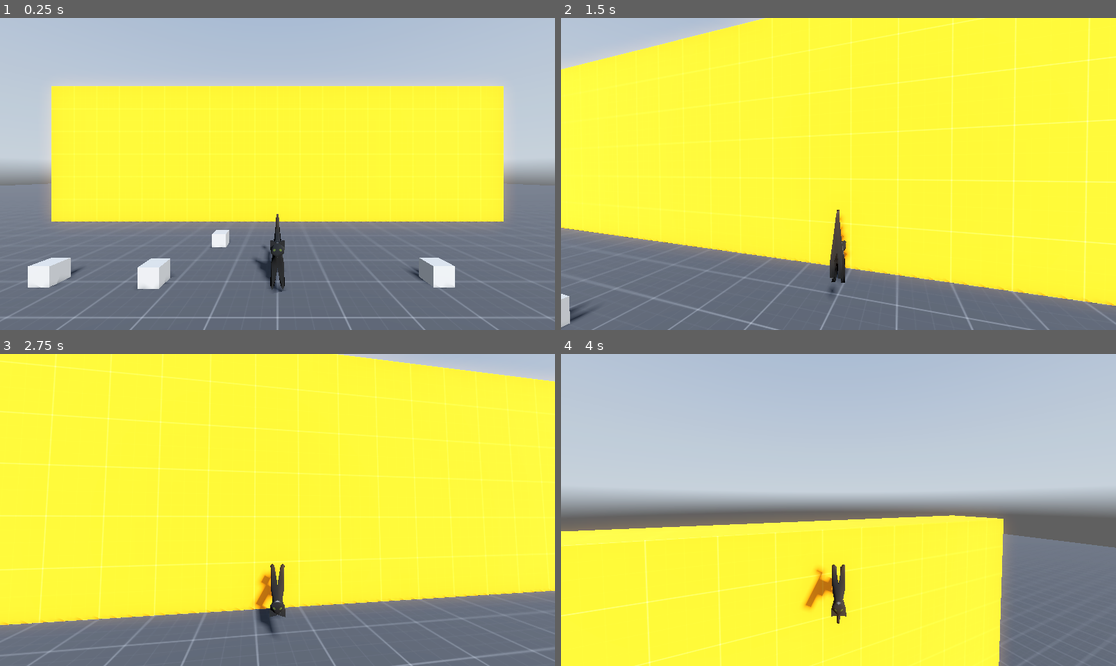
Above: before the commit, frames 1-4 (two rows, left to right).
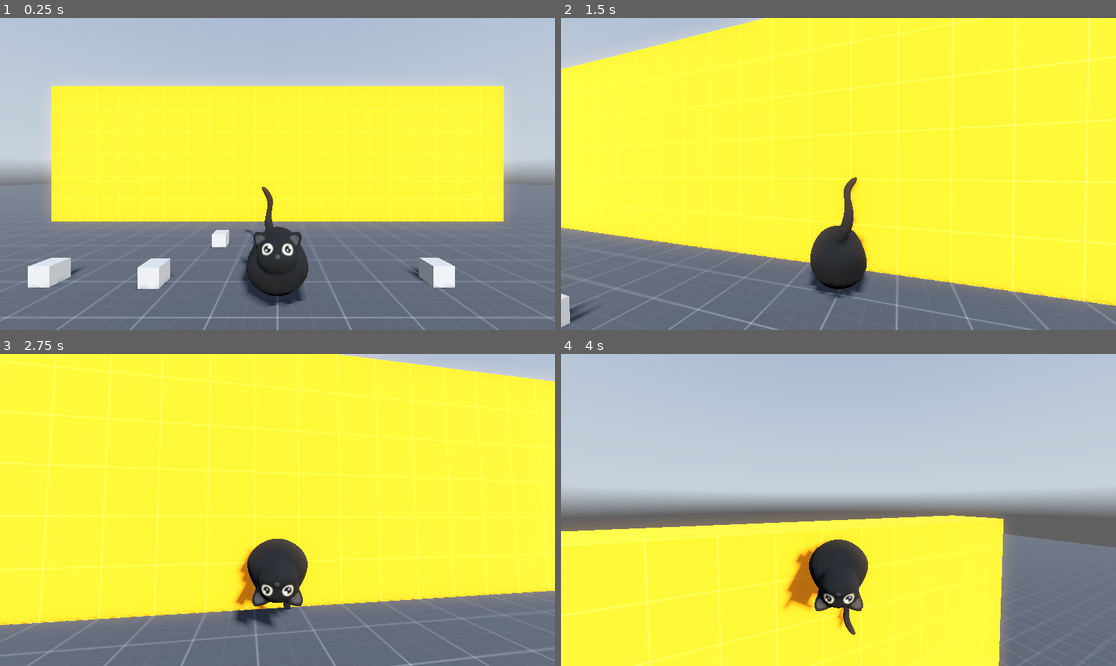
Above: after the commit, the same moments.

Repository: CreggHancock/Void
Game: Godot game, scene res://Scenes/Levels/prototype.tscn
The game is run twice, just before and just after one commit, with the same random seed, the same clock (stepped at 60 frames per second) and the same inputs. A sky picture missing from this copy of the repository is replaced by a grey-blue gradient.
Inputs (mouse positions are in pixels of both pictures, inside the frame that each line leads up to):
- Up to frame 1 (0.25 s): no input
- Up to frame 2 (1.5 s): tap Enter at 0.5 s; move the mouse to (866, 174) at 0.52 s; hold Shift (run) 0.53-1.28 s; hold Up (move_forwards) from 0.53 s (still down); tap Space (jump) at 0.77 s; move the mouse to (810, 174) at 1.27 s; tap Shift (run) at 1.35 s
- Up to frame 3 (2.75 s): keep holding Up (move_forwards); tap Space (jump) at 1.52 s; move the mouse to (288, 503) at 2.02 s; hold Shift (run) from 2.03 s (still down)
- Up to frame 4 (4 s): keep holding Up (move_forwards); tap Space (jump) at 2.75, 3.02, 3.77 s; move the mouse to (832, 516) at 2.77 s; release Shift (run) at 2.78 s; tap Shift (run) at 2.85 s; move the mouse to (877, 513) at 3.52 s; hold Shift (run) from 3.53 s (still down)

The runs differ from the first frame. In frame 1, 2.2% of the frame differs, in the area x 43-56%, y 54-93%; in frame 2, 2.0%; in frame 3, 2.5%; in frame 4, 2.7%, in the area x 40-56%, y 59-90%.

Commit message:
Add new cat model

Diff:
--- a/Scenes/Characters/player.tscn
+++ b/Scenes/Characters/player.tscn
@@ -2,11 +2,26 @@
 
 [ext_resource type="Script" path="res://Scripts/Characters/Player.gd" id="1_hn6di"]
 [ext_resource type="Script" path="res://Scripts/Characters/SpringArmPivot.gd" id="2_f8ihf"]
-[ext_resource type="ArrayMesh" uid="uid://bciasskoiw3vx" path="res://Assets/Cat/cat.obj" id="2_o84dt"]
+[ext_resource type="ArrayMesh" uid="uid://brirga8dyncof" path="res://Assets/C/cat.obj" id="2_p5lrt"]
 
 [sub_resource type="CapsuleShape3D" id="CapsuleShape3D_k6p7c"]
 radius = 0.283343
 height = 0.716689
+
+[sub_resource type="Animation" id="Animation_3pmpq"]
+length = 0.001
+tracks/0/type = "value"
+tracks/0/imported = false
+tracks/0/enabled = true
+tracks/0/path = NodePath("Mesh/Offset:rotation")
+tracks/0/interp = 1
+tracks/0/loop_wrap = true
+tracks/0/keys = {
+"times": PackedFloat32Array(0),
+"transitions": PackedFloat32Array(1),
+"update": 0,
+"values": [Vector3(0, 0, 0)]
+}
 
 [sub_resource type="Animation" id="Animation_qiorh"]
 resource_name = "Roll"
@@ -15,7 +30,7 @@
 tracks/0/type = "value"
 tracks/0/imported = false
 tracks/0/enabled = true
-tracks/0/path = NodePath("Mesh/MeshInstance3D:rotation")
+tracks/0/path = NodePath("Mesh/Offset:rotation")
 tracks/0/interp = 1
 tracks/0/loop_wrap = true
 tracks/0/keys = {
@@ -23,21 +38,6 @@
 "transitions": PackedFloat32Array(1, 1, 1, 1, 1),
 "update": 0,
 "values": [Vector3(0, 0, 0), Vector3(1.5708, 0, 0), Vector3(3.14159, 0, 0), Vector3(4.71239, 0, 0), Vector3(6.28319, 0, 0)]
-}
-
-[sub_resource type="Animation" id="Animation_3pmpq"]
-length = 0.001
-tracks/0/type = "value"
-tracks/0/imported = false
-tracks/0/enabled = true
-tracks/0/path = NodePath("Mesh/MeshInstance3D:rotation")
-tracks/0/interp = 1
-tracks/0/loop_wrap = true
-tracks/0/keys = {
-"times": PackedFloat32Array(0),
-"transitions": PackedFloat32Array(1),
-"update": 0,
-"values": [Vector3(0, 0, 0)]
 }
 
 [sub_resource type="AnimationLibrary" id="AnimationLibrary_p5p0r"]
@@ -54,9 +54,13 @@
 [node name="Mesh" type="Node3D" parent="."]
 transform = Transform3D(1, 0, 0, 0, 1, 0, 0, 0, 1, 0, -0.0730165, 0)
 
-[node name="MeshInstance3D" type="MeshInstance3D" parent="Mesh"]
-transform = Transform3D(0.25, 0, 0, 0, 0.25, 0, 0, 0, 0.25, 0, 0.274717, 0)
-mesh = ExtResource("2_o84dt")
+[node name="Offset" type="Node3D" parent="Mesh"]
+transform = Transform3D(1, 0, 0, 0, 1, 0, 0, 0, 1, 0, 0.375, 0)
+
+[node name="MeshInstance3D" type="MeshInstance3D" parent="Mesh/Offset"]
+transform = Transform3D(0.2, 0, 0, 0, 0.2, 0, 0, 0, 0.2, 0, 0.0689563, 0.397883)
+mesh = ExtResource("2_p5lrt")
+skeleton = NodePath("../..")
 
 [node name="CollisionShape3D" type="CollisionShape3D" parent="."]
 transform = Transform3D(1, 0, 0, 0, 1, 0, 0, 0, 1, 0, 0.298769, 0)
Binary file added: Assets/C/Material.png
Not shown, changed: Assets/C/Material.png.import
Not shown, changed: Assets/C/cat.mtl
Not shown, added: Assets/C/cat.obj
Not shown, added: Assets/C/cat.obj.import
Not shown, removed: Assets/Cat/cat.obj
Not shown, removed: Assets/Cat/cat.obj.import
Binary file removed: Assets/Cat/cat.png
Not shown, removed: Assets/Cat/cat_2-80.blend
